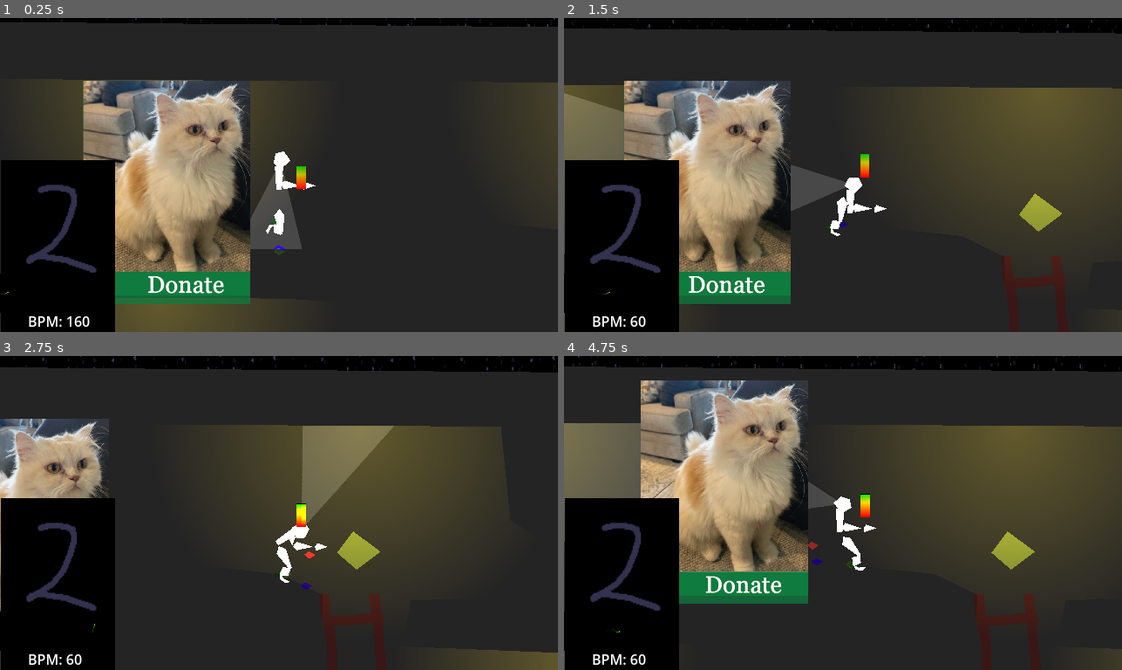
Above: before the commit, frames 1-4 (two rows, left to right).
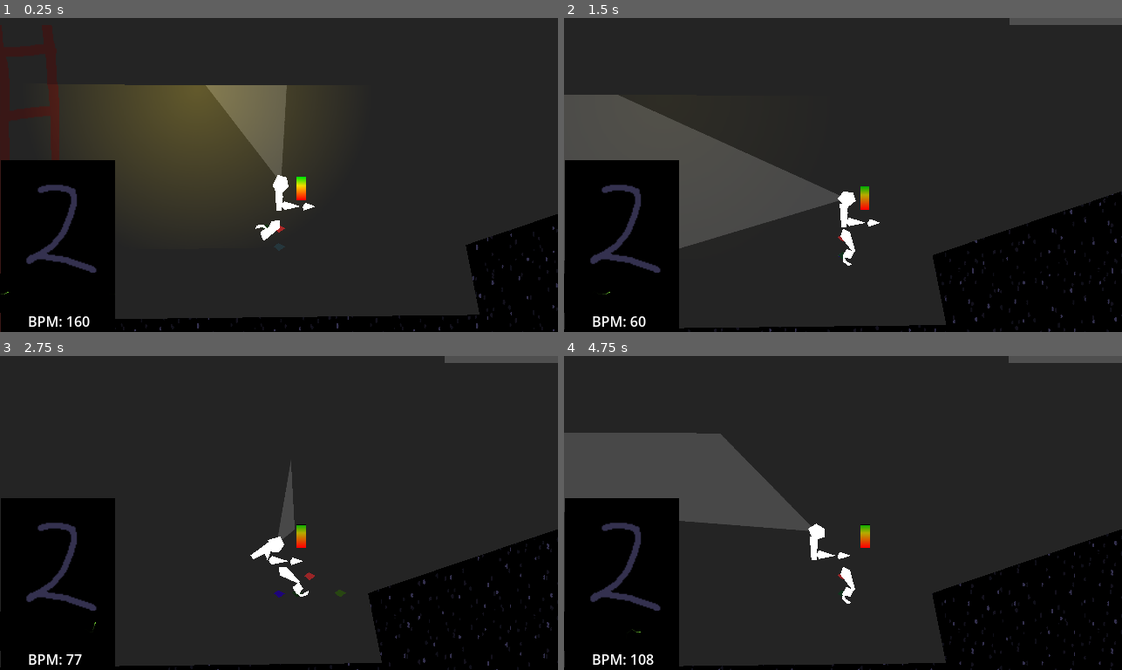
Above: after the commit, the same moments.

Repository: Parker-Vetter/SubwayUnderSea
Game: Godot game, scene res://Scenes/MainScene.tscn
Same seed, same stepped clock (60 frames per second), same inputs: the game is played once before the commit and once after it. Before the commit the project starts from res://Scenes/test_scene.tscn.
Inputs (mouse positions are in pixels of both pictures, inside the frame that each line leads up to):
- Up to frame 1 (0.25 s): no input
- Up to frame 2 (1.5 s): move the mouse to (731, 196) at 0.52 s; press the mouse at (731, 196) at 0.53 s; hold D (right) 0.53-1.28 s; tap Space (interact) at 0.6 s; move the mouse to (731, 190) at 1.27 s; release the mouse at (731, 190) at 1.28 s; hold S (down) from 1.28 s (still down); click (731, 190) at 1.35 s
- Up to frame 3 (2.75 s): tap Space (interact) at 1.55, 2.1 s; move the mouse to (334, 443) at 2.02 s; release S (down) at 2.03 s; press the mouse at (334, 443) at 2.03 s; hold D (right) from 2.03 s (still down)
- Up to frame 4 (4.75 s): move the mouse to (815, 575) at 2.77 s; release D (right) at 2.78 s; release the mouse at (815, 575) at 2.78 s; hold W (up) 2.78-3.53 s; click (815, 575) at 2.85 s; tap Space (interact) at 3.05, 3.6, 4.55 s; move the mouse to (1010, 560) at 3.52 s; press the mouse at (1010, 560) at 3.53 s; hold A (left) from 3.53 s (still down); move the mouse to (675, 465) at 4.27 s; release the mouse at (675, 465) at 4.28 s; click (675, 465) at 4.35 s

The runs differ from the first frame. In frame 1, 34% of the frame differs, in the area x 0-100%, y 0-100%; in frame 2, 48%; in frame 3, 38%; in frame 4, 53%.

Commit message:
Added fixable machines, added attack function, added revitalization of debris

Diff:
--- /dev/null
+++ b/subwaysea/Scenes/BreakerBox.tscn
@@ -0,0 +1,44 @@
+[gd_scene load_steps=4 format=3 uid="uid://dvotvnd110mnm"]
+
+[ext_resource type="Script" path="res://Scripts/breakerBox.gd" id="1_qvh50"]
+[ext_resource type="Texture2D" uid="uid://c7ywavpryni5k" path="res://assets/oxy_fixed.png" id="1_teclw"]
+
+[sub_resource type="RectangleShape2D" id="RectangleShape2D_bovuj"]
+size = Vector2(3.51786, 1.2069)
+
+[node name="BreakerBox" type="StaticBody2D"]
+position = Vector2(0, 3)
+collision_layer = 4
+script = ExtResource("1_qvh50")
+
+[node name="CollisionShape2D" type="CollisionPolygon2D" parent="."]
+position = Vector2(203, -4.00001)
+scale = Vector2(0.524038, 0.584005)
+polygon = PackedVector2Array(-311.046, 160.957, -387.376, 160.957, -388, 1, -310, 1)
+
+[node name="FillUpArea" type="Area2D" parent="."]
+position = Vector2(21, 47)
+scale = Vector2(12.5076, -76.6428)
+collision_mask = 3
+
+[node name="CollisionShape2D" type="CollisionShape2D" parent="FillUpArea"]
+position = Vector2(-3.43791, 0.0521902)
+shape = SubResource("RectangleShape2D_bovuj")
+
+[node name="Sprite2D" type="Sprite2D" parent="."]
+texture_filter = 1
+position = Vector2(20, 24)
+scale = Vector2(0.625, 0.828128)
+texture = ExtResource("1_teclw")
+
+[node name="Sprite2D2" type="Sprite2D" parent="Sprite2D"]
+texture_filter = 1
+position = Vector2(-22.4, 55.8325)
+scale = Vector2(0.2875, 0.744766)
+texture = ExtResource("1_teclw")
+
+[node name="Sprite2D3" type="Sprite2D" parent="Sprite2D"]
+texture_filter = 1
+position = Vector2(22.4, 55.8325)
+scale = Vector2(0.2875, 0.744766)
+texture = ExtResource("1_teclw")
--- a/subwaysea/Scenes/test_scene.tscn
+++ b/subwaysea/Scenes/MainScene.tscn
@@ -1,20 +1,21 @@
 [gd_scene load_steps=24 format=3 uid="uid://dn0mkea57a3cw"]
 
-[ext_resource type="PackedScene" uid="uid://cc0kb5tbuiykm" path="res://Scenes/player.tscn" id="1_eeyxp"]
-[ext_resource type="Texture2D" uid="uid://c6gm2uw0xbpr4" path="res://assets/bottom_bubbles.png" id="1_qtfo6"]
-[ext_resource type="Texture2D" uid="uid://dcgdftmbhk2d3" path="res://Icons/2d_lights_and_shadows_neutral_point_light.webp" id="1_wmx6u"]
-[ext_resource type="Texture2D" uid="uid://c4vjbsqie46d8" path="res://assets/top_bubbles.png" id="2_jox0j"]
-[ext_resource type="PackedScene" uid="uid://bjcgghhh053jy" path="res://Scenes/oxygenSystem.tscn" id="2_lhl1p"]
-[ext_resource type="Script" path="res://Scripts/flicker_light.gd" id="2_xkchl"]
-[ext_resource type="PackedScene" uid="uid://beb14gfytx36" path="res://Scenes/PlayerOxyTank.tscn" id="3_xpj87"]
-[ext_resource type="Script" path="res://Scripts/playerUIFollow.gd" id="4_v31gu"]
-[ext_resource type="PackedScene" uid="uid://cqdxwpt8n357u" path="res://level_making/camerasystem.tscn" id="5_5gy3l"]
-[ext_resource type="PackedScene" uid="uid://c7wtkgsvif50g" path="res://level_making/ladder.tscn" id="6_pxrql"]
-[ext_resource type="PackedScene" uid="uid://s3pth3bvbbvt" path="res://Scenes/Sanity System.tscn" id="7_1hrf3"]
-[ext_resource type="PackedScene" uid="uid://smk00qmpdu36" path="res://Scenes/Supply Grabber/supplyGrabber.tscn" id="10_bb45b"]
-[ext_resource type="Script" path="res://Scripts/tobedeleted.gd" id="11_8qv8o"]
-[ext_resource type="PackedScene" uid="uid://gnxhj7qlcejs" path="res://Scenes/FaceDisplay.tscn" id="11_epfey"]
-[ext_resource type="Script" path="res://Scripts/ComponentSpawner/componentSpawner.gd" id="15_vrnt5"]
+[ext_resource type="Script" path="res://Scripts/attackHandler.gd" id="1_1xxoe"]
+[ext_resource type="Script" path="res://Scripts/lights.gd" id="2_f5qwo"]
+[ext_resource type="Texture2D" uid="uid://dcgdftmbhk2d3" path="res://Icons/2d_lights_and_shadows_neutral_point_light.webp" id="3_n5gfx"]
+[ext_resource type="Texture2D" uid="uid://c6gm2uw0xbpr4" path="res://assets/bottom_bubbles.png" id="4_gn2it"]
+[ext_resource type="Texture2D" uid="uid://c4vjbsqie46d8" path="res://assets/top_bubbles.png" id="5_sjbok"]
+[ext_resource type="PackedScene" uid="uid://cc0kb5tbuiykm" path="res://Scenes/player.tscn" id="6_cbvck"]
+[ext_resource type="PackedScene" uid="uid://bjcgghhh053jy" path="res://Scenes/oxygenSystem.tscn" id="7_8beuo"]
+[ext_resource type="PackedScene" uid="uid://beb14gfytx36" path="res://Scenes/PlayerOxyTank.tscn" id="8_thvg5"]
+[ext_resource type="Script" path="res://Scripts/playerUIFollow.gd" id="9_bsjgf"]
+[ext_resource type="PackedScene" uid="uid://cqdxwpt8n357u" path="res://level_making/camerasystem.tscn" id="10_6ymck"]
+[ext_resource type="PackedScene" uid="uid://c7wtkgsvif50g" path="res://level_making/ladder.tscn" id="11_y1uls"]
+[ext_resource type="PackedScene" uid="uid://s3pth3bvbbvt" path="res://Scenes/Sanity System.tscn" id="12_e13pe"]
+[ext_resource type="PackedScene" uid="uid://gnxhj7qlcejs" path="res://Scenes/FaceDisplay.tscn" id="13_eu4yb"]
+[ext_resource type="PackedScene" uid="uid://smk00qmpdu36" path="res://Scenes/Supply Grabber/supplyGrabber.tscn" id="14_61kdm"]
+[ext_resource type="Script" path="res://Scripts/ComponentSpawner/componentSpawner.gd" id="15_rset8"]
+[ext_resource type="PackedScene" uid="uid://dvotvnd110mnm" path="res://Scenes/BreakerBox.tscn" id="16_yne7g"]
 
 [sub_resource type="CanvasItemMaterial" id="CanvasItemMaterial_upv4y"]
 light_mode = 2
@@ -43,12 +44,11 @@
 }
 point_count = 2
 
-[sub_resource type="RectangleShape2D" id="RectangleShape2D_dbr52"]
-size = Vector2(41, 37)
-
-[node name="TestScene" type="Node2D"]
+[node name="MainScene" type="Node2D"]
+script = ExtResource("1_1xxoe")
 
 [node name="LightParent" type="Node2D" parent="."]
+script = ExtResource("2_f5qwo")
 
 [node name="light" type="PointLight2D" parent="LightParent"]
 material = SubResource("CanvasItemMaterial_upv4y")
@@ -57,10 +57,9 @@
 color = Color(1, 0.85098, 0.129412, 0.294118)
 energy = 6.0
 shadow_enabled = true
-texture = ExtResource("1_wmx6u")
+texture = ExtResource("3_n5gfx")
 texture_scale = 2.8
 height = 10.0
-script = ExtResource("2_xkchl")
 
 [node name="light2" type="PointLight2D" parent="LightParent"]
 material = SubResource("CanvasItemMaterial_upv4y")
@@ -69,10 +68,9 @@
 color = Color(1, 0.85098, 0.129412, 0.294118)
 energy = 6.0
 shadow_enabled = true
-texture = ExtResource("1_wmx6u")
-texture_scale = 2.35
-height = 10.0
-script = ExtResource("2_xkchl")
+texture = ExtResource("3_n5gfx")
+texture_scale = 2.35
+height = 10.0
 
 [node name="light3" type="PointLight2D" parent="LightParent"]
 material = SubResource("CanvasItemMaterial_upv4y")
@@ -81,10 +79,9 @@
 color = Color(1, 0.85098, 0.129412, 0.294118)
 energy = 6.0
 shadow_enabled = true
-texture = ExtResource("1_wmx6u")
-texture_scale = 2.35
-height = 10.0
-script = ExtResource("2_xkchl")
+texture = ExtResource("3_n5gfx")
+texture_scale = 2.35
+height = 10.0
 
 [node name="light4" type="PointLight2D" parent="LightParent"]
 material = SubResource("CanvasItemMaterial_upv4y")
@@ -93,10 +90,9 @@
 color = Color(1, 0.85098, 0.129412, 0.294118)
 energy = 6.0
 shadow_enabled = true
-texture = ExtResource("1_wmx6u")
-texture_scale = 2.35
-height = 10.0
-script = ExtResource("2_xkchl")
+texture = ExtResource("3_n5gfx")
+texture_scale = 2.35
+height = 10.0
 
 [node name="light5" type="PointLight2D" parent="LightParent"]
 material = SubResource("CanvasItemMaterial_upv4y")
@@ -105,10 +101,9 @@
 color = Color(1, 0.85098, 0.129412, 0.294118)
 energy = 6.0
 shadow_enabled = true
-texture = ExtResource("1_wmx6u")
-texture_scale = 2.35
-height = 10.0
-script = ExtResource("2_xkchl")
+texture = ExtResource("3_n5gfx")
+texture_scale = 2.35
+height = 10.0
 
 [node name="light6" type="PointLight2D" parent="LightParent"]
 material = SubResource("CanvasItemMaterial_upv4y")
@@ -117,10 +112,9 @@
 color = Color(1, 0.85098, 0.129412, 0.294118)
 energy = 6.0
 shadow_enabled = true
-texture = ExtResource("1_wmx6u")
-texture_scale = 2.35
-height = 10.0
-script = ExtResource("2_xkchl")
+texture = ExtResource("3_n5gfx")
+texture_scale = 2.35
+height = 10.0
 
 [node name="light7" type="PointLight2D" parent="LightParent"]
 material = SubResource("CanvasItemMaterial_upv4y")
@@ -129,10 +123,9 @@
 color = Color(1, 0.85098, 0.129412, 0.294118)
 energy = 6.0
 shadow_enabled = true
-texture = ExtResource("1_wmx6u")
-texture_scale = 2.35
-height = 10.0
-script = ExtResource("2_xkchl")
+texture = ExtResource("3_n5gfx")
+texture_scale = 2.35
+height = 10.0
 
 [node name="Parallax Background" type="Node2D" parent="."]
 
@@ -207,22 +200,23 @@
 occluder = SubResource("OccluderPolygon2D_j2785")
 occluder_light_mask = 3
 
-[node name="Player" parent="." instance=ExtResource("1_eeyxp")]
-position = Vector2(534, 527)
+[node name="Player" parent="." instance=ExtResource("6_cbvck")]
+position = Vector2(1450, 1199)
 angular_damp = 66.313
 
-[node name="OxygenSystem" parent="." instance=ExtResource("2_lhl1p")]
+[node name="OxygenSystem" parent="." instance=ExtResource("7_8beuo")]
 position = Vector2(144, 899)
 
-[node name="PlayerOxyTank" parent="." instance=ExtResource("3_xpj87")]
+[node name="PlayerOxyTank" parent="." instance=ExtResource("8_thvg5")]
 z_index = 1
 offset_right = 11.0
 offset_bottom = 27.0
-script = ExtResource("4_v31gu")
-
-[node name="CAMERASYSTEM" parent="." instance=ExtResource("5_5gy3l")]
-
-[node name="Ladder" parent="." instance=ExtResource("6_pxrql")]
+script = ExtResource("9_bsjgf")
+
+[node name="CAMERASYSTEM" parent="." instance=ExtResource("10_6ymck")]
+metadata/_edit_lock_ = true
+
+[node name="Ladder" parent="." instance=ExtResource("11_y1uls")]
 position = Vector2(922, 608)
 
 [node name="Path2D" parent="Ladder" index="3"]
@@ -260,32 +254,21 @@
 offset_bottom = 1373.0
 mouse_filter = 1
 color = Color(0.103744, 0.103744, 0.103744, 1)
-
-[node name="FaceDisplay" parent="." instance=ExtResource("11_epfey")]
-
-[node name="SupplyGrabber" parent="." instance=ExtResource("10_bb45b")]
+metadata/_edit_lock_ = true
+
+[node name="FaceDisplay" parent="." instance=ExtResource("13_eu4yb")]
+
+[node name="SupplyGrabber" parent="." instance=ExtResource("14_61kdm")]
 position = Vector2(1928, 856)
 
 [node name="DebrisContainer" type="Node2D" parent="SupplyGrabber"]
 
-[node name="imgoingtoshityourself" type="Area2D" parent="."]
-position = Vector2(1229, 434)
-collision_layer = 16
-script = ExtResource("11_8qv8o")
-
-[node name="TESTINGDELETETHIS" type="CollisionShape2D" parent="imgoingtoshityourself"]
-shape = SubResource("RectangleShape2D_dbr52")
-
-[node name="DELETEME" type="ColorRect" parent="imgoingtoshityourself"]
-offset_left = -17.0
-offset_top = -17.0
-offset_right = 17.0
-offset_bottom = 17.0
-color = Color(0, 0, 1, 1)
-
 [node name="ComponentSpawner" type="Node2D" parent="."]
-position = Vector2(2245, 826)
-script = ExtResource("15_vrnt5")
+position = Vector2(225, 510)
+script = ExtResource("15_rset8")
+
+[node name="BreakerBox" parent="." instance=ExtResource("16_yne7g")]
+position = Vector2(1649, 493)
 
 [connection signal="oxygen_multiplier_changed" from="SanitySystem" to="OxygenSystem" method="_on_sanity_system_oxygen_multiplier_changed"]
 [connection signal="child_entered_tree" from="SupplyGrabber/DebrisContainer" to="ComponentSpawner" method="_on_debris_container_child_entered_tree"]
--- a/subwaysea/Scenes/lightTest.tscn
+++ b/subwaysea/Scenes/lightTest.tscn
@@ -3,7 +3,7 @@
 [ext_resource type="Texture2D" uid="uid://dfrgtqtf8wshv" path="res://Icons/CONE.png" id="1_ylxng"]
 [ext_resource type="Script" path="res://Scripts/follow_mouse.gd" id="2_sfwjp"]
 [ext_resource type="Texture2D" uid="uid://dcgdftmbhk2d3" path="res://Icons/2d_lights_and_shadows_neutral_point_light.webp" id="3_yn5vb"]
-[ext_resource type="Script" path="res://Scripts/flicker_light.gd" id="4_2rjwi"]
+[ext_resource type="Script" path="res://Scripts/lights.gd" id="4_2rjwi"]
 [ext_resource type="Texture2D" uid="uid://g1yjhr8wulci" path="res://Icons/icon.png" id="4_d8p54"]
 
 [sub_resource type="CanvasItemMaterial" id="CanvasItemMaterial_l01m6"]
--- a/subwaysea/Scripts/ComponentSpawner/componentSpawner.gd
+++ b/subwaysea/Scripts/ComponentSpawner/componentSpawner.gd
@@ -3,14 +3,16 @@
 const COMPONENT = preload("res://Scenes/component.tscn")
 
 func debrisCollected():
-	print("Called")
 	var newComponent = COMPONENT.instantiate()
 	get_parent().add_child(newComponent)
 	newComponent.global_position = self.global_position
 
+#debris_collected signal from debris.gd
 func _on_debris_container_child_entered_tree(node: Node) -> void:
 	if node.name == "debris":
 		node.connect("debris_collected", Callable(self, "debrisCollected"))
+	else:
+		pass
 
 
 func _on_debris_container_child_exiting_tree(node: Node) -> void:
--- a/subwaysea/Scripts/OxygenMachine.gd
+++ b/subwaysea/Scripts/OxygenMachine.gd
@@ -13,11 +13,20 @@
 @onready var fixedSprite = load("res://assets/oxy_fixed.png")
 @onready var brokenSprite = load("res://assets/oxy_broken.png")
 
-
 signal oxygen_threshold_changed(oxygen_threshold)
 
 func _ready() -> void:
+	self.get_parent().connect("wasAttacked", Callable(self, "wasAttacked"))
 	self.connect("oxygen_threshold_changed", face_display._on_oxygen_threshold_changed)
+
+# randomValue can be between 0 and 10 so if we hit 5 through 10 oxygen will break
+func wasAttacked(randomValue):
+	if randomValue >= 5:
+		currentSprite = brokenSprite
+
+# set the oxygen meter to go up again
+func wasFixed():
+	currentSprite = fixedSprite
 
 func _process(delta: float) -> void:
 	playerOxyTank.set("value", oxygenAmount)
@@ -26,7 +35,7 @@
 		hasSpriteChanged()
 
 func addOxygen():
-	if oxygenAmount < oxygenCap:
+	if (oxygenAmount < oxygenCap) and (sprite.texture == fixedSprite):
 		oxygenAmount += 1
 
 func loseOxygen():
@@ -44,20 +53,16 @@
 	if body.name == "Player":
 		insideArea = true
 
-
 func _on_fill_up_area_body_exited(body: Node2D) -> void:
 	insideArea = false
-
 
 func _on_up_timeout() -> void:
 	if insideArea:
 		addOxygen()
 
-
 func _on_down_timeout() -> void:
-	if !insideArea:
+	if !insideArea || sprite.texture == brokenSprite:
 		loseOxygen()
-
 
 func _on_sanity_system_oxygen_multiplier_changed(new_multiplier: Variant) -> void:
 	multiplier = new_multiplier
--- a/subwaysea/Scripts/Supply Grabber/debris.gd
+++ b/subwaysea/Scripts/Supply Grabber/debris.gd
@@ -10,9 +10,11 @@
 
 func _ready() -> void:
 	if is_monster:
+		self.name = "monster"
 		position.x = randfn(0, 64)
 		position.y = 100
 	else:
+		self.name = "debris"
 		position.x = randfn(0, 64)
 		position.y = -100
 
--- /dev/null
+++ b/subwaysea/Scripts/attackHandler.gd
@@ -0,0 +1,20 @@
+extends Node
+
+signal wasAttacked
+
+func _process(delta: float) -> void:
+	#pass
+	if Input.is_action_just_pressed('interact'):
+		callForAttack()
+
+# function needs to be called when the monster or anything else triggers an attack event
+# currently this is not implemented anywhere
+func callForAttack():
+	emitWasAttacked()
+
+#emit signal to all machines that their was an attack
+func emitWasAttacked():
+	var randValue = randi_range(0,10)
+	print(randValue)
+	wasAttacked.emit(randValue)
+	# connect to OxygenMachine.gd and breakerBox.gd
--- /dev/null
+++ b/subwaysea/Scripts/breakerBox.gd
@@ -0,0 +1,37 @@
+extends StaticBody2D
+
+
+var currentSprite = load("res://assets/oxy_fixed.png")
+
+@onready var sprite: Sprite2D = $Sprite2D
+@onready var fixedSprite = load("res://assets/oxy_fixed.png")
+@onready var brokenSprite = load("res://assets/oxy_broken.png")
+
+@onready var lightParent = self.get_parent().find_child("LightParent")
+
+# Called when the node enters the scene tree for the first time.
+func _ready() -> void:
+	self.get_parent().connect("wasAttacked", Callable(self, "wasAttacked"))
+
+func wasAttacked(randomValue):
+	print(randomValue)
+	if randomValue <= 5:
+		if currentSprite == fixedSprite:
+			lightParent.flickerOff()
+		currentSprite = brokenSprite
+
+func repair():
+	if currentSprite == brokenSprite:
+			lightParent.flickerOn()
+	currentSprite = fixedSprite
+
+#set the sprite texture to the variable currentSprite
+func changeSprite():
+	sprite.texture = currentSprite
+
+#function to change the check the sprite and change the currentSprite variable
+func hasSpriteChanged():
+	if sprite.texture == fixedSprite:
+		currentSprite = brokenSprite
+	elif  sprite.texture == brokenSprite:
+		currentSprite = fixedSprite
--- a/subwaysea/Scripts/component.gd
+++ b/subwaysea/Scripts/component.gd
@@ -3,7 +3,6 @@
 @onready var detect_player: Area2D = $DetectPlayer
 @onready var detect_machine: Area2D = $DetectMachine
 
-var duribility = 100
 @onready var player = get_tree().get_first_node_in_group('player')
 
 func _process(delta: float) -> void:
@@ -13,11 +12,8 @@
 		$CollisionShape2D.disabled = true
 
 	if detect_machine.has_overlapping_bodies():
-		if detect_machine.get_overlapping_bodies()[0].has_method('repair') and duribility > 0:
+		if detect_machine.get_overlapping_bodies()[0].has_method('repair'):
 			detect_machine.get_overlapping_bodies()[0].repair()
-			duribility -= delta * 5
-		elif duribility < 0:
-			duribility = 0
 			die()
 
 func die():
--- a/subwaysea/Scripts/flicker_light.gd
+++ /dev/null
@@ -1,19 +0,0 @@
-extends PointLight2D
-
-@onready var maxEnergy = self.energy #sets the maxEnergy to whatever the energy was on startup
-
-# Called every frame. 'delta' is the elapsed time since the previous frame.
-func _process(delta: float) -> void:
-	if Input.is_action_just_pressed("up"): #press 'w' to test the flicker
-		flicker()
-
-func flicker():
-	var randint = randi_range(15,25) #gets a random integer between two numbers
-	for i in range(randint): #flickers a randint number of times
-		await awaitTimer() #wait for the timer to finish
-	self.energy = maxEnergy #sets the light back to normal brightness
-
-func awaitTimer():
-	var rand = randi_range(0,6) #choses an int between 0 and max energy
-	self.energy = rand #sets brightness to the random int
-	await get_tree().create_timer(0.05).timeout #creates a timer for the flicker to last for
--- a/subwaysea/Scripts/follow_mouse.gd
+++ b/subwaysea/Scripts/follow_mouse.gd
@@ -10,5 +10,8 @@
 func isRayColliding():
 	if ray.is_colliding(): #checks if the ray is colliding
 		target = ray.get_collider() #creates a var called target
-		if target != null and target.get_parent().name == "OxygenSystem": #checks if the target is a specific target
+		if (target.get_parent().name == "OxygenSystem"): #checks if the target is a specific target
 			target.get_parent().changeSprite()
+			print("Oxygen System changed")
+		elif (target.get_parent().name == "BreakerBox"):
+			target.get_parent().changeSprite()
--- /dev/null
+++ b/subwaysea/Scripts/lights.gd
@@ -0,0 +1,21 @@
+extends Node2D
+
+func flickerOn():
+	var randint = randi_range(15,25) #gets a random integer between two numbers
+	for i in range(randint): #flickers a randint number of times
+		await awaitTimer() #wait for the timer to finish
+	for child in get_children():
+		child.energy = 6 #sets the light back to normal brightness
+
+func flickerOff():
+	var randint = randi_range(15,25) #gets a random integer between two numbers
+	for i in range(randint): #flickers a randint number of times
+		await awaitTimer() #wait for the timer to finish
+	for child in get_children():
+		child.energy = 0 #sets the light back to normal brightness
+
+func awaitTimer():
+	for child in get_children():
+		var rand = randi_range(0,6) #choses an int between 0 and max energy
+		child.energy = rand #sets brightness to the random int
+	await get_tree().create_timer(0.05).timeout #creates a timer for the flicker to last for
--- a/subwaysea/Scripts/tobedeleted.gd
+++ /dev/null
@@ -1,17 +0,0 @@
-extends Area2D
-
-@onready var rect: ColorRect = $DELETEME
-@onready var c = "BLUE"
-
-func _process(delta: float) -> void:
-	if Input.is_action_just_pressed("left_mouse"):
-		changeColor()
-
-func changeColor():
-	if c == "BLUE":
-		c = "RED"
-	elif c == "RED":
-		c = "BLUE"
-
-func setColor():
-	rect.color=c
--- a/subwaysea/project.godot
+++ b/subwaysea/project.godot
@@ -11,7 +11,7 @@
 [application]
 
 config/name="SubwaySea"
-run/main_scene="res://Scenes/test_scene.tscn"
+run/main_scene="res://Scenes/MainScene.tscn"
 config/features=PackedStringArray("4.3", "Forward Plus")
 config/icon="res://Icons/icon.png"
 
Not shown: 4 places in subwaysea/Scenes/MainScene.tscn that only renumber resources
